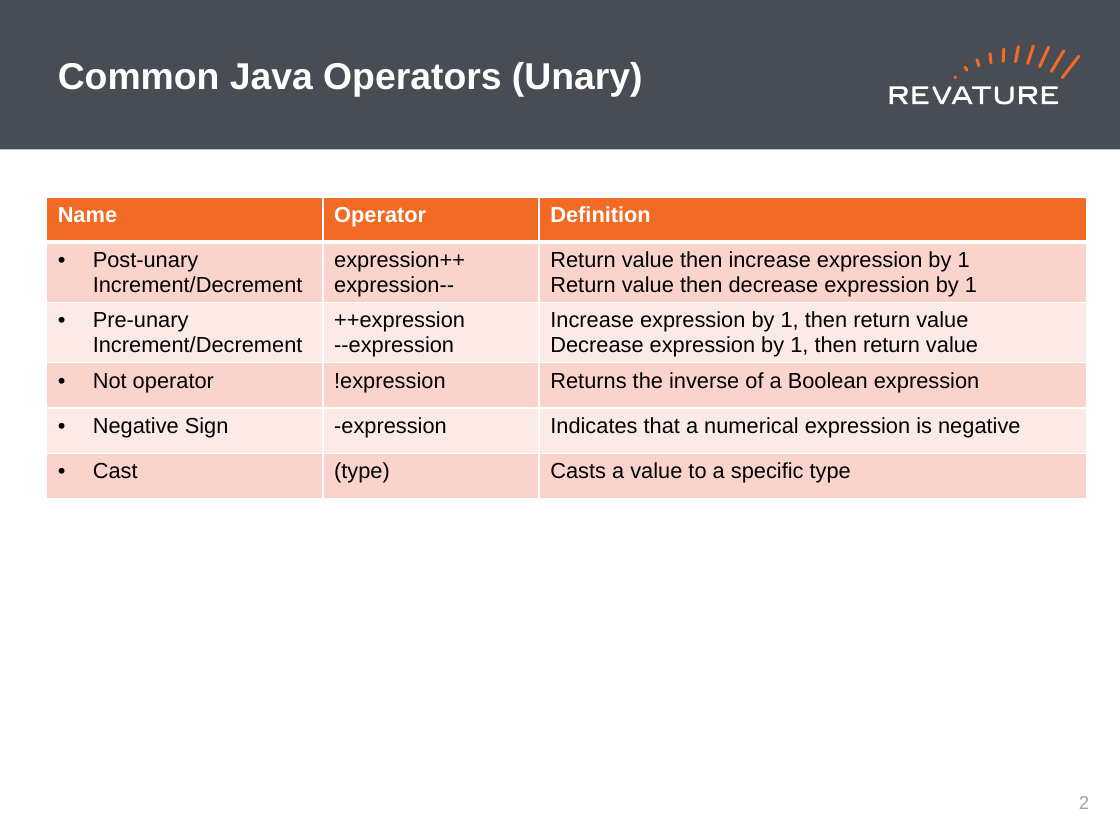
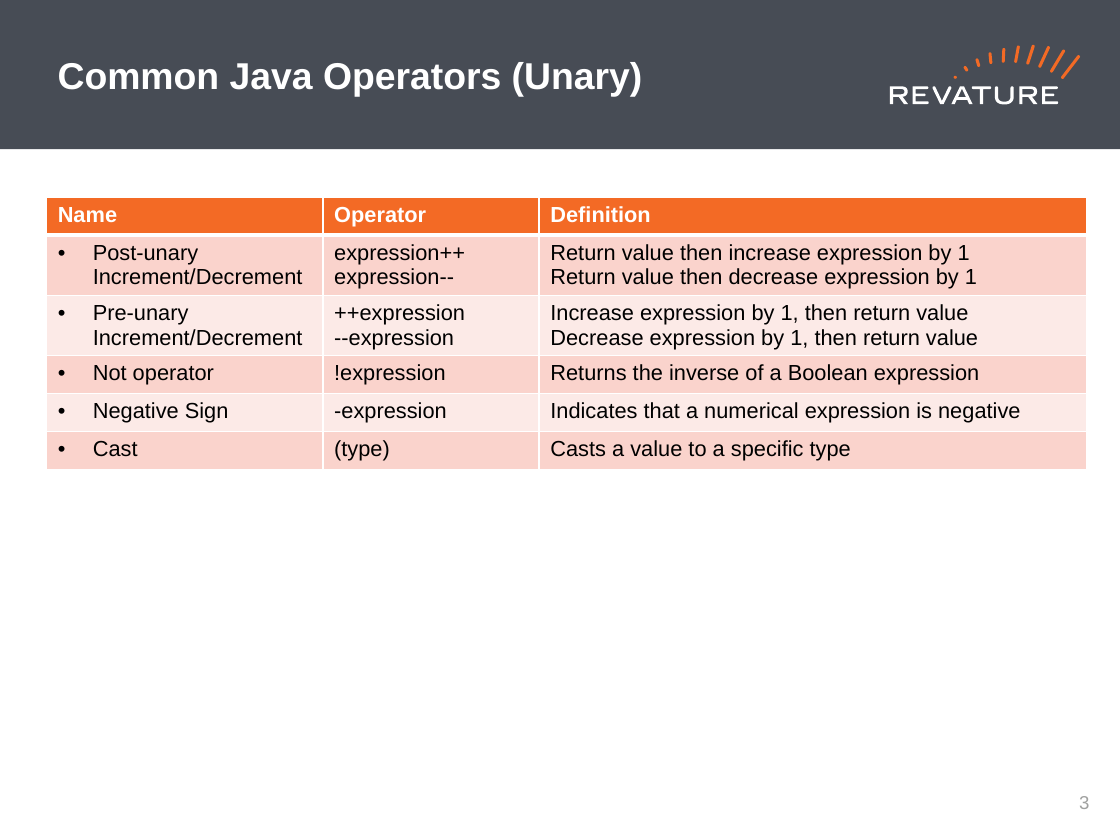
Before and after one commit to jhigherevature/ROCP-210412, a slide deck: slide 3 of powerpoints/Roc_Day02 - Operators_Methods_Arrays_FlowControl.pptx. Drawn at 1120x840 pixels with LibreOffice and Linux fonts; fonts in the diff are those of the drawing. Boxes give left, top, right and bottom in pixels: in the first picture for what was removed or moved away, otherwise in the second. Text is boxed around its words. In the diff, an @@ line names an element or a change of style, - is before the commit and + after.

```diff
--- a/powerpoints/Roc_Day02 - Operators_Methods_Arrays_FlowControl.pptx
+++ b/powerpoints/Roc_Day02 - Operators_Methods_Arrays_FlowControl.pptx
@@ table at [47,197,1088,469] @@
@@ fill #FAD4CD to #FAD3CC in 9 cells @@
@@ fill #FDEBE8 to #FCEAE7 in 6 cells @@
@@ borders changed @@
@@ page number at [1079,796,1089,809]: text changed @@
-2
+3
```
Also in this commit, not shown: 40 other slides changed, 11 other files.
